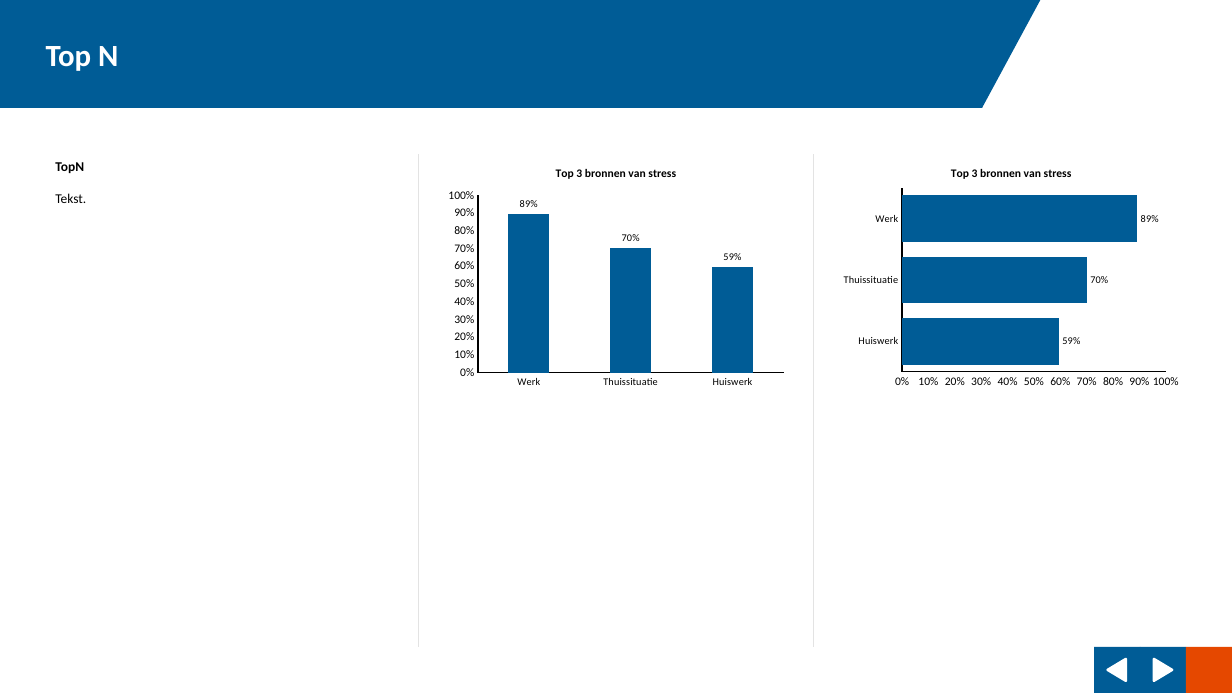
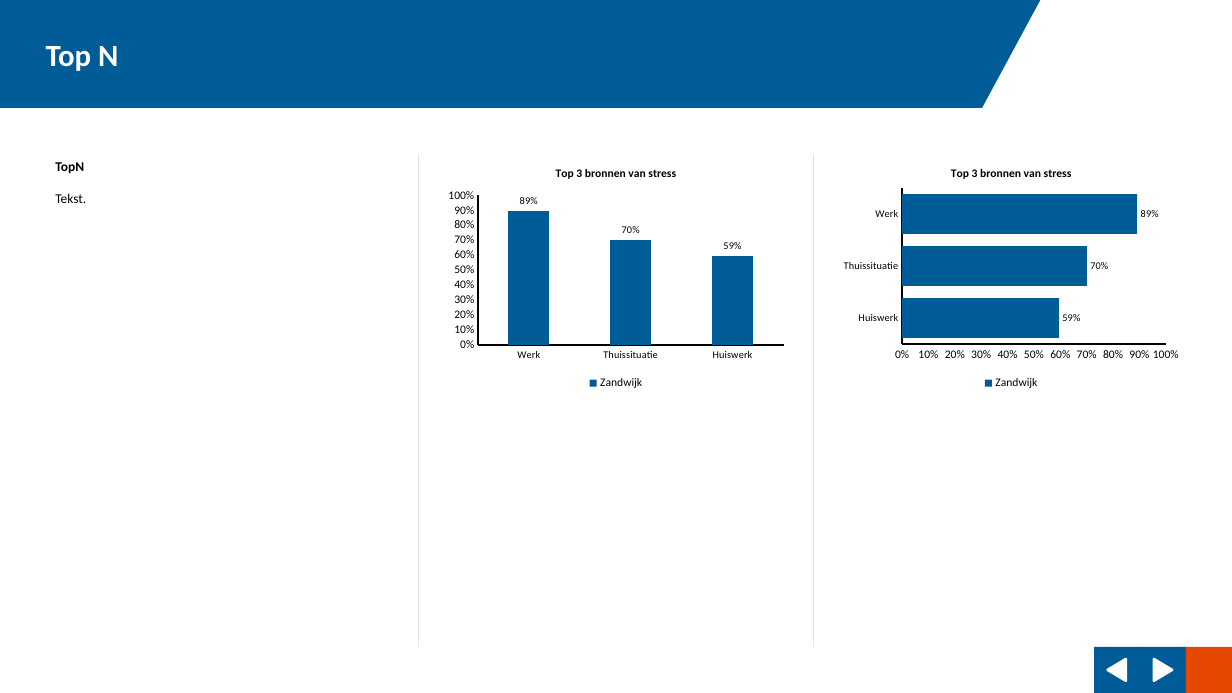
Before and after one commit to ggdatascience/reports_excel_to_powerpoint, a slide deck: slide 11 of example/Rapportage Zandwijk.pptx (slide 8 before the commit). Drawn at 1232x693 pixels with LibreOffice and Linux fonts; fonts in the diff are those of the drawing; background and template pictures are left out. Boxes give left, top, right and bottom in pixels: in the first picture for what was removed or moved away, otherwise in the second. Text is boxed around its words. In the diff, an @@ line names an element or a change of style, - is before the commit and + after.

```diff
--- a/example/Rapportage Zandwijk.pptx
+++ b/example/Rapportage Zandwijk.pptx
@@ column chart at [442, 153, 791, 394] @@
-Series 1: 0.89, 0.7, 0.59
+Zandwijk: 0.89, 0.7, 0.59
@@ legend changed @@
@@ bar chart at [837, 153, 1187, 394] @@
-Series 1: 0.59, 0.7, 0.89
+Zandwijk: 0.59, 0.7, 0.89
@@ legend changed @@
```
Also in this commit, not shown: 2 other slides changed, 5 slides added, 2 slides removed, 12 other files.
